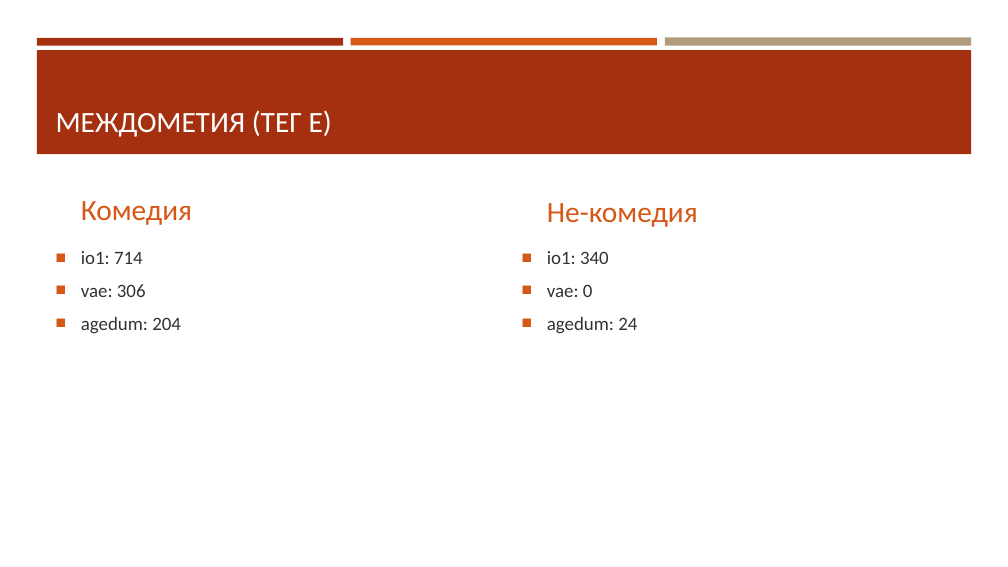
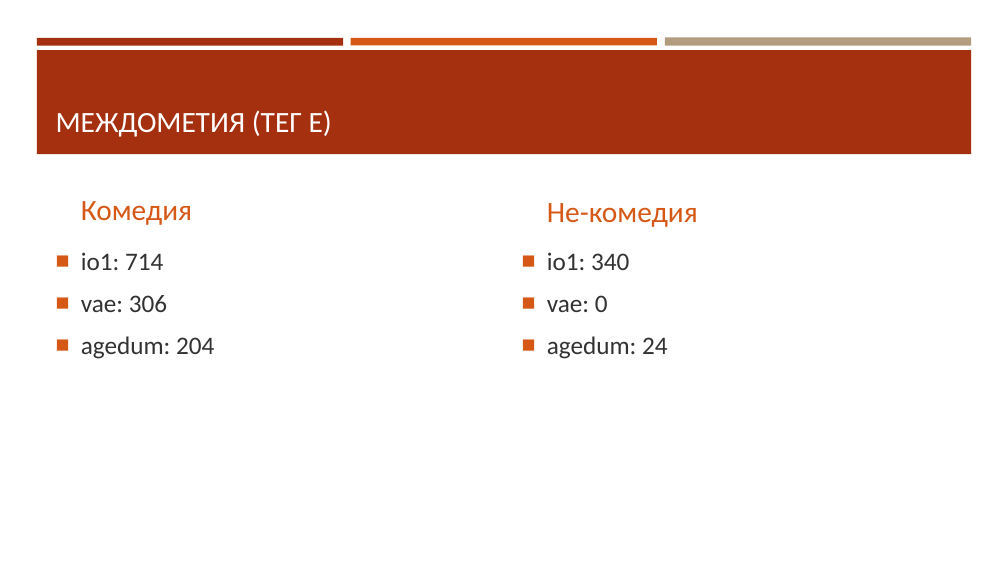
Before and after one commit to BunnyNoBugs/Latin-comedy, a slide deck: slide 6 of ОБЗОР ЛЕКСИКИ КОМЕДИИ.pptx. Drawn at 1008x567 pixels with LibreOffice and Linux fonts; fonts in the diff are those of the drawing. Boxes give left, top, right and bottom in pixels: in the first picture for what was removed or moved away, otherwise in the second. Text is boxed around its words. In the diff, an @@ line names an element or a change of style, - is before the commit and + after.

```diff
--- a/ОБЗОР ЛЕКСИКИ КОМЕДИИ.pptx
+++ b/ОБЗОР ЛЕКСИКИ КОМЕДИИ.pptx
@@ text "io1: 714" at <box>81,252,214,359</box>: size 18 to 24 pt; more space between paragraphs @@
@@ text "io1: 340" at <box>547,252,668,359</box>: size 18 to 24 pt; more space between paragraphs @@
```
Also in this commit, not shown: 4 other slides changed, 2 slides added, 1 other file.
